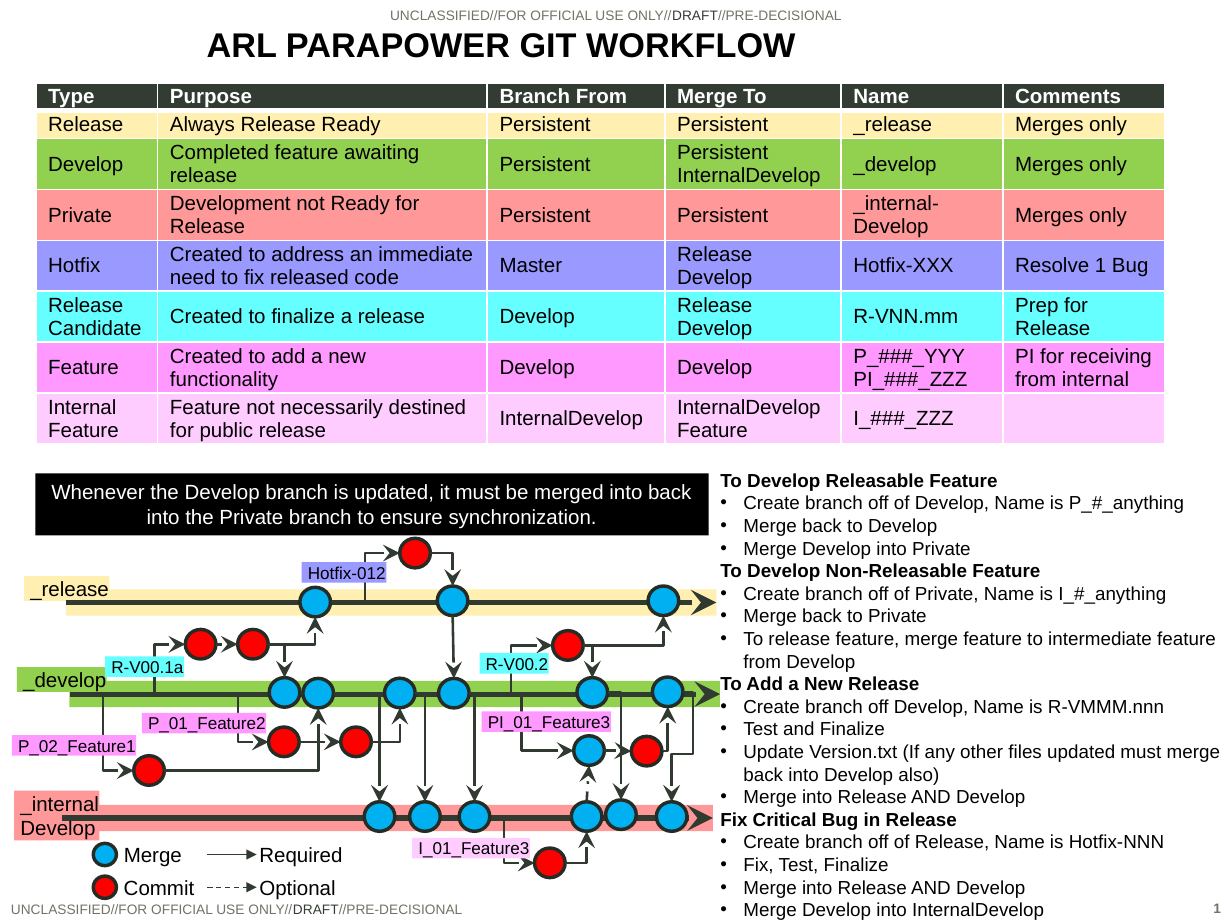
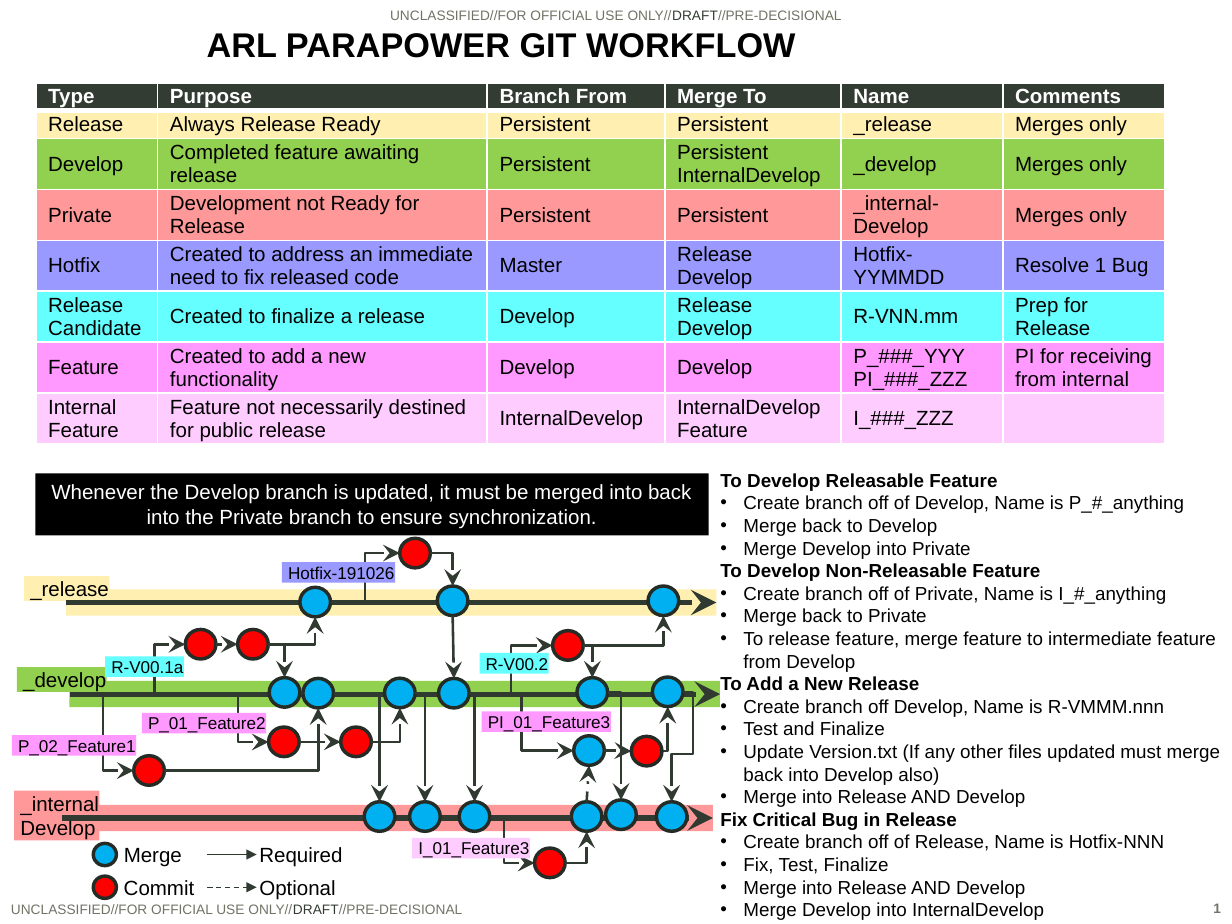
Before and after one commit to USArmyResearchLab/ParaPower, a slide deck: slide 1 of GIT_ARL_ParaPower_Workflow.pptx. Drawn at 1232x924 pixels with LibreOffice and Linux fonts; fonts in the diff are those of the drawing; background and template pictures are left out. Boxes give left, top, right and bottom in pixels: in the first picture for what was removed or moved away, otherwise in the second. Text is boxed around its words. In the diff, an @@ line names an element or a change of style, - is before the commit and + after.

Commit message:
Added hotfix name change to ppt

```diff
--- a/GIT_ARL_ParaPower_Workflow.pptx
+++ b/GIT_ARL_ParaPower_Workflow.pptx
@@ table at bbox=[36, 83, 1164, 467] @@
-row 5, column 5: Hotfix-XXX
+row 5, column 5: Hotfix-YYMMDD
@@ rectangle "Hotfix-191026": place and size @@
-rectangle "Hotfix-191026" at bbox=[302, 562, 387, 583]
+rectangle "Hotfix-191026" at bbox=[282, 562, 395, 583]
@@ text in rectangle at bbox=[288, 566, 394, 583]: text changed @@
-Hotfix-012
+Hotfix-191026
```
